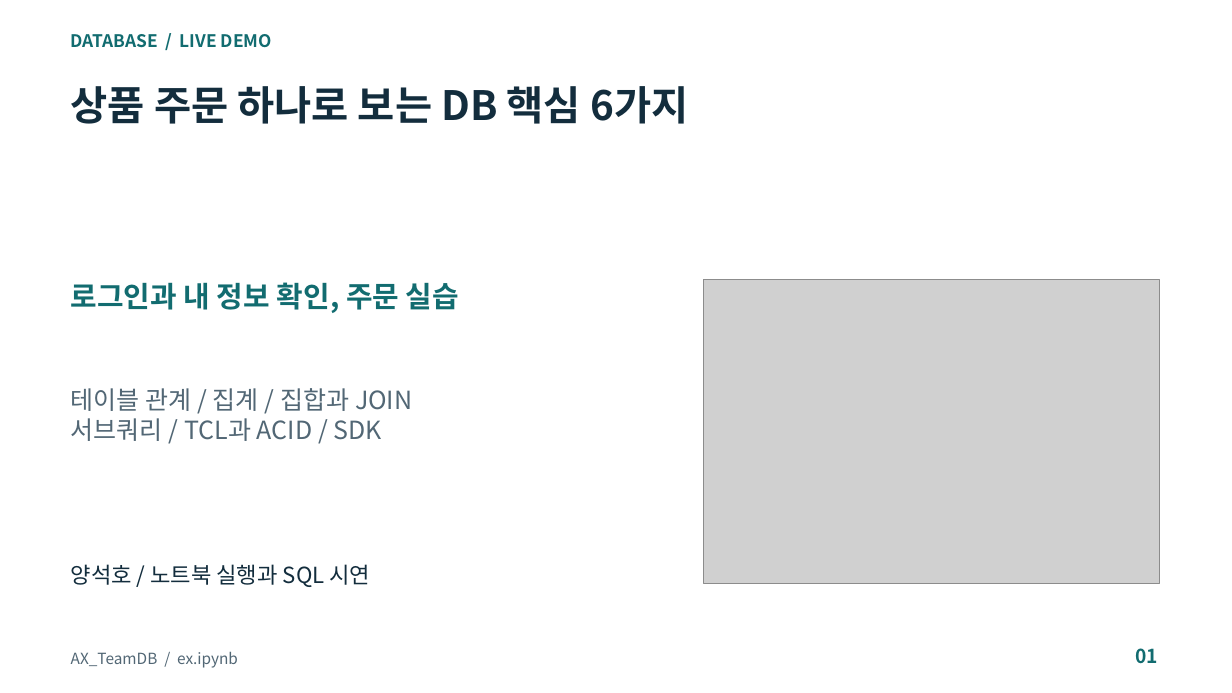
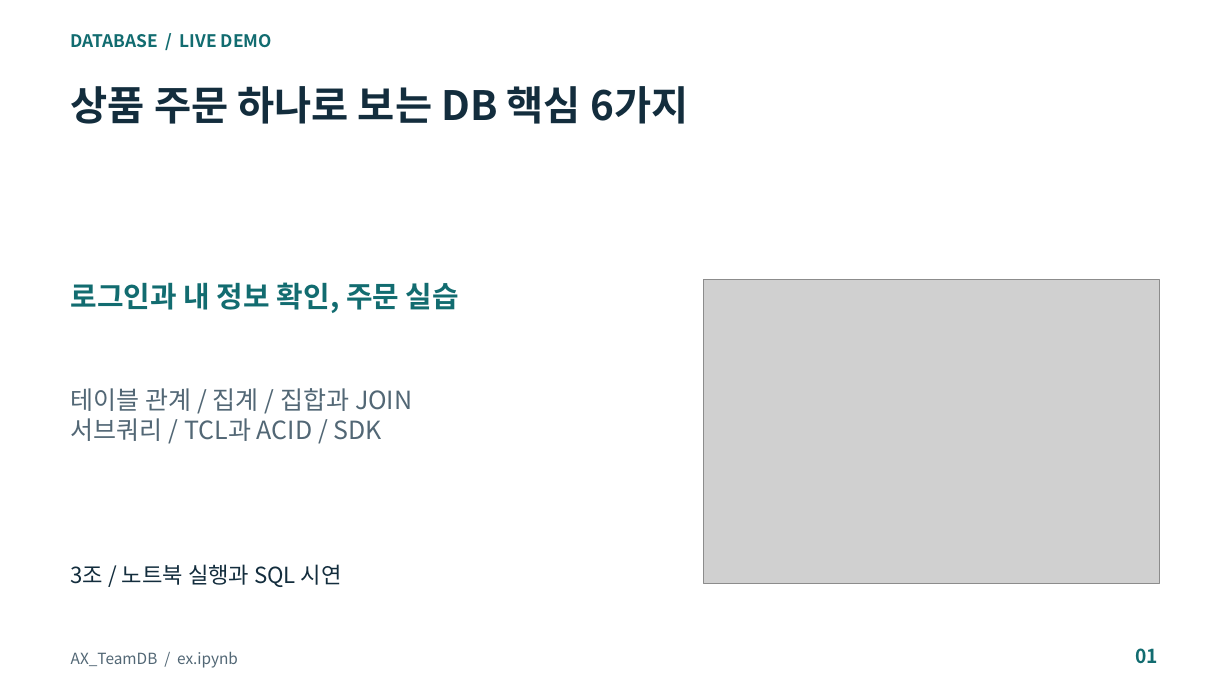
Before and after one commit to Cocode96/AX_TeamDB, a slide deck: slide 1 of docs/DB_주문_시연_발표_최신.pptx. Drawn at 1232x693 pixels with LibreOffice and Linux fonts; fonts in the diff are those of the drawing; grey boxes stand for pictures. Boxes give left, top, right and bottom in pixels: in the first picture for what was removed or moved away, otherwise in the second. Text is boxed around its words. In the diff, an @@ line names an element or a change of style, - is before the commit and + after.

Commit message:
docs: 발표자를 3조로 변경하고 담당자 배정 비우기
두 PPT의 발표자 이름을 3조로 변경하고 노트북의 6개 담당자 항목을 비웠습니다. 실행 코드는 변경하지 않았습니다.

Changed the presenter to Team 3 in both decks and cleared six notebook assignment labels. Executable code is unchanged.

```diff
--- a/docs/DB_주문_시연_발표_최신.pptx
+++ b/docs/DB_주문_시연_발표_최신.pptx
@@ text at box(71, 564, 342, 587): text changed @@
-양석호 / 노트북 실행과 SQL 시연
+3조 / 노트북 실행과 SQL 시연
```
Also in this commit, not shown: 2 other files.
